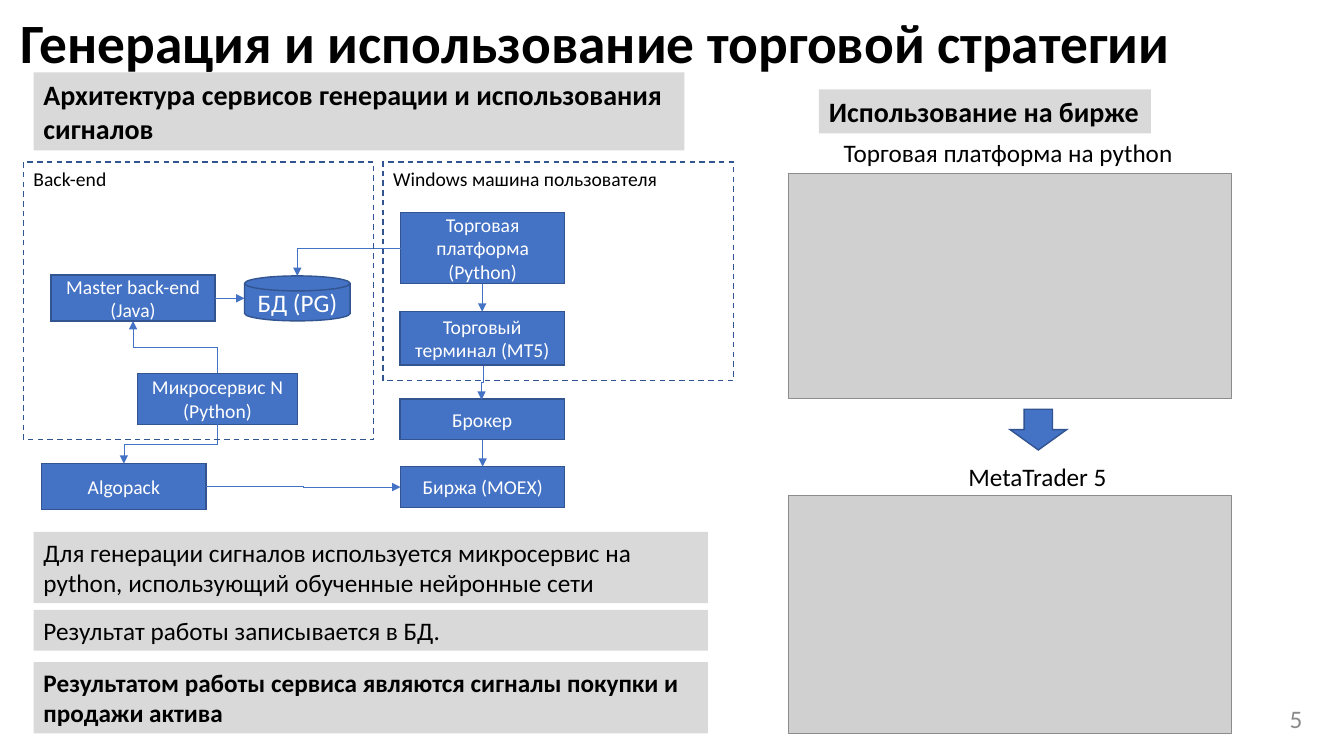
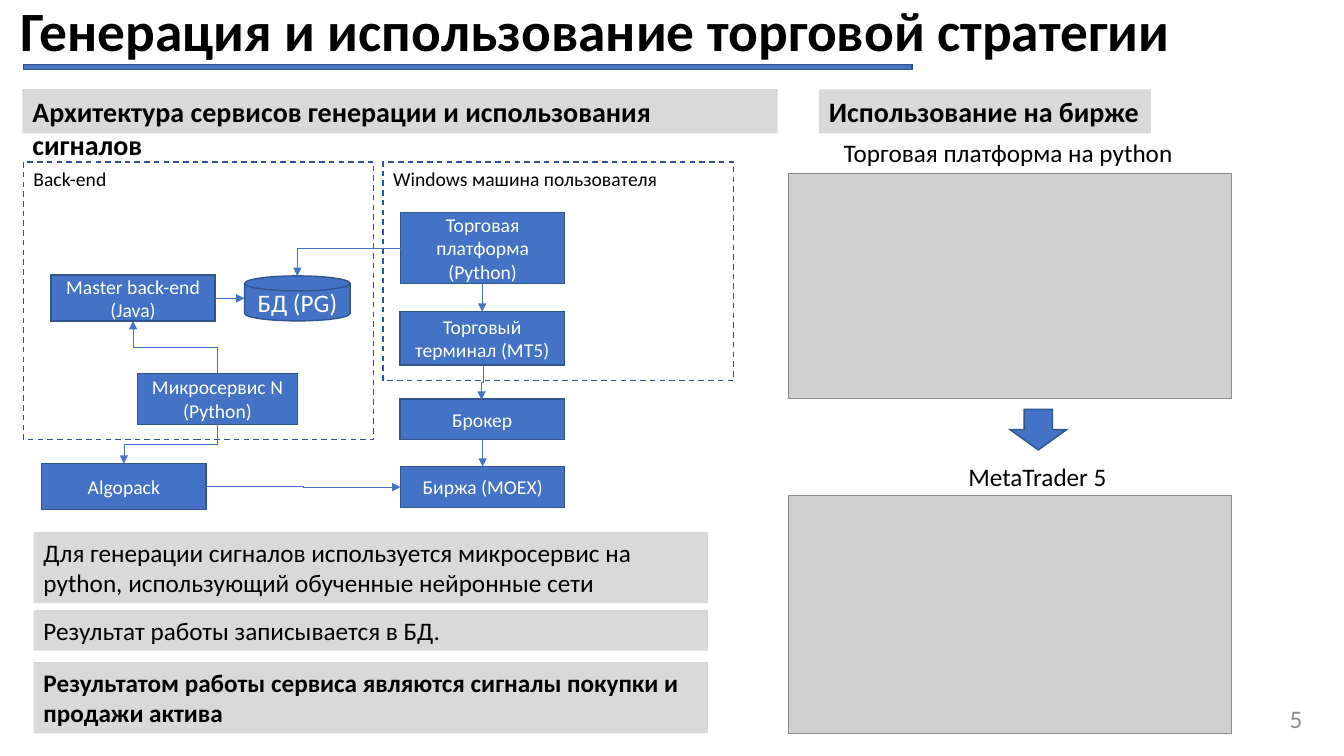
Before and after one commit to suenot/powerlife000-moex_hackaton, a slide deck: slide 5 of info/NullPointerExeption v1.pptx. Drawn at 1344x756 pixels with LibreOffice and Linux fonts; fonts in the diff are those of the drawing; grey boxes stand for pictures. Boxes give left, top, right and bottom in pixels: in the first picture for what was removed or moved away, otherwise in the second. Text is boxed around its words. In the diff, an @@ line names an element or a change of style, - is before the commit and + after.

```diff
--- a/info/NullPointerExeption v1.pptx
+++ b/info/NullPointerExeption v1.pptx
@@ title "Генерация и использование торговой стратегии" rewrapped from box(20, 25, 1169, 72) to box(20, 13, 1169, 65) @@
@@ rectangle "Архитектура сервисов генерации и использования ...": place and size @@
-rectangle "Архитектура сервисов генерации и использования ..." at box(33, 73, 685, 150)
+rectangle "Архитектура сервисов генерации и использования ..." at box(22, 89, 777, 133)
@@ rectangle added at box(23, 65, 912, 70), fill #4472C4, outline #325491 1 pt @@
```
Also in this commit, not shown: 5 other slides changed, 1 slide added, 7 other files.
